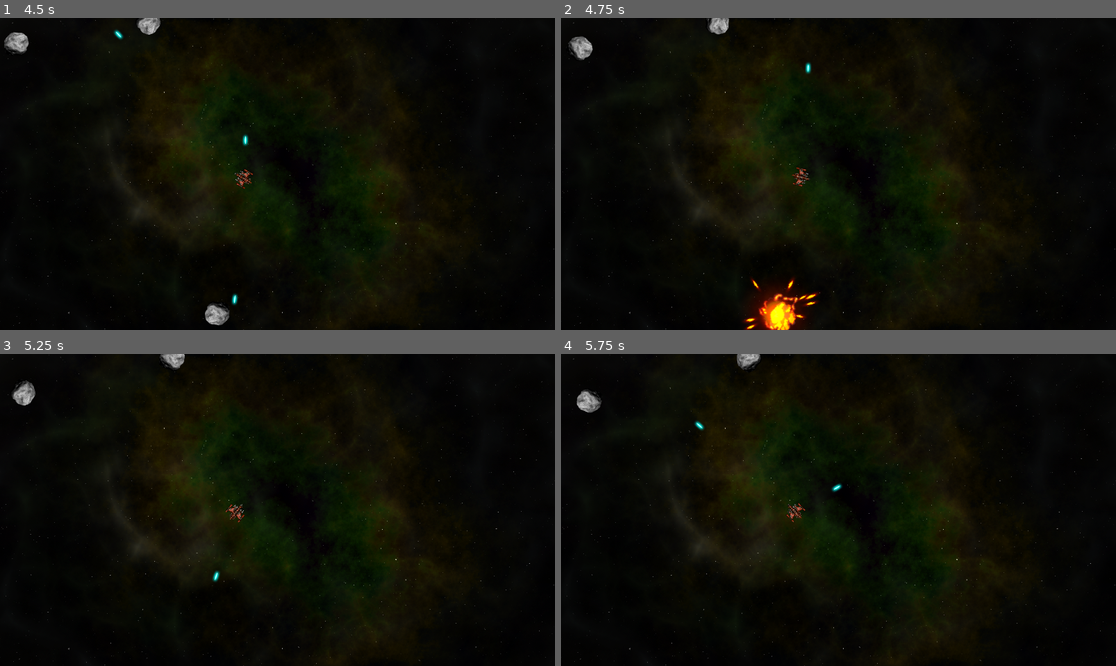
Above: before the commit, frames 1-4 (two rows, left to right).
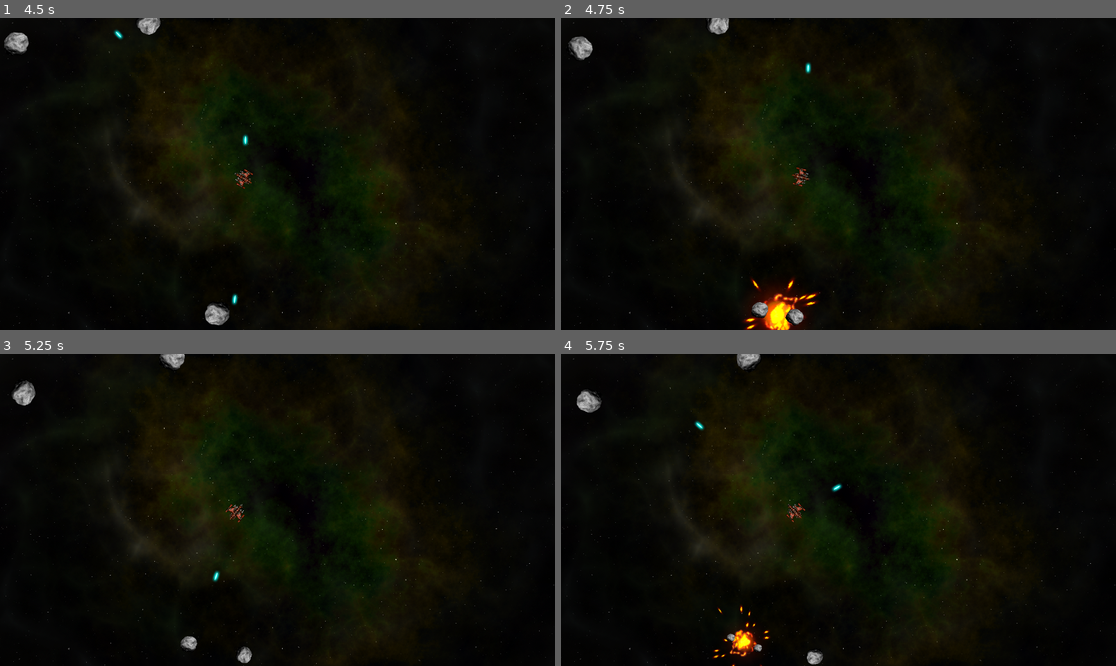
Above: after the commit, the same moments.

Repository: nadiryuceer/space_rocks
Game: Godot game, scene res://main.tscn
The game is run twice, just before and just after one commit, with the same random seed, the same clock (stepped at 60 frames per second) and the same inputs.
Inputs:
- Up to frame 1 (4.5 s): hold D (rotate_right) 0.53-1.28 s; hold Space (shoot) 0.53-1.28 s; hold A (rotate_left) 1.28-2.03 s; tap Space (shoot) at 1.35, 2.85, 4.35 s; hold D (rotate_right) 2.03-2.78 s; hold Space (shoot) 2.03-2.78 s; hold W (thrust) 2.78-3.53 s; hold Space (shoot) 3.53-4.28 s; hold A (rotate_left) from 3.53 s (still down)
- Up to frame 2 (4.75 s): keep holding A (rotate_left)
- Up to frame 3 (5.25 s): keep holding A (rotate_left); hold Space (shoot) from 5.03 s (still down)
- Up to frame 4 (5.75 s): keep holding A (rotate_left); keep holding Space (shoot)

Frame 1 is identical in both runs. In frame 2, 0.3% of the frame differs, in the area x 34-44%, y 91-99%; in frame 3, 0.2%; in frame 4, 0.6%, in the area x 27-48%, y 80-100%.

Commit message:
rock division on hit

Diff:
--- a/main.gd
+++ b/main.gd
@@ -17,7 +17,17 @@
 		pos = $RockPath/RockSpawn.position
 	if vel == null:
 		vel = Vector2.RIGHT.rotated(randf_range(0, TAU)) * randf_range(50, 125)
-		var r = rock_scene.instantiate()
-		r.screensize = screensize
-		r.start(pos, vel, size)
-		call_deferred("add_child", r)
+	var r = rock_scene.instantiate()
+	r.screensize = screensize
+	r.start(pos, vel, size)
+	call_deferred("add_child", r)
+	r.exploded.connect(self._on_rock_exploded)
+
+func _on_rock_exploded(size, radius, pos, vel):
+	if size <= 1:
+		return
+	for offset in [-1, 1]:
+		var dir = $Player.position.direction_to(pos).orthogonal() * offset
+		var newpos = pos + dir * radius
+		var newvel = dir * vel.length() * 1.1
+		spawn_rock(size - 1, newpos, newvel)
--- a/player/player.gd
+++ b/player/player.gd
@@ -44,7 +44,7 @@
 	b.start($Muzzle.global_transform)
 
 # Called every frame. 'delta' is the elapsed time since the previous frame.
-func _process(delta):
+func _process(_delta):
 	get_input()
 
 
@@ -59,7 +59,7 @@
 		shoot()
 
 
-func _physics_process(delta):
+func _physics_process(_delta):
 	constant_force = thrust
 	constant_torque = rotation_dir * spin_power
 
--- a/rock/rock.gd
+++ b/rock/rock.gd
@@ -37,12 +37,3 @@
 	angular_velocity = 0
 	await $Explosion/AnimationPlayer.animation_finished
 	queue_free()
-
-# Called when the node enters the scene tree for the first time.
-func _ready() -> void:
-	pass # Replace with function body.
-
-
-# Called every frame. 'delta' is the elapsed time since the previous frame.
-func _process(delta: float) -> void:
-	pass
